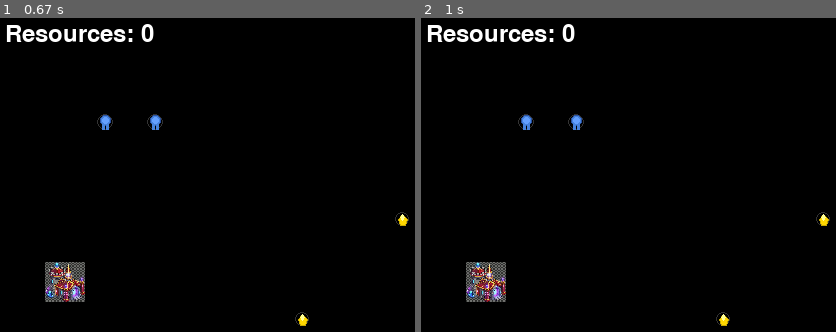
Above: before the commit, frames 1-2 (left to right).
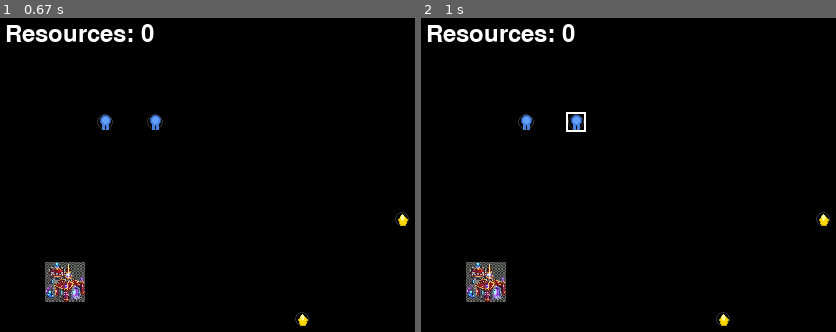
Above: after the commit, the same moments.

Repository: satanisz/rts-nano
Game: pygame game, started from main.py
Two runs of this game, one before a commit and one after it. Both use one fixed random seed, a clock stepped at 60 frames per second and the inputs below.
Inputs (mouse positions are in pixels of both pictures, inside the frame that each line leads up to):
- Up to frame 1 (0.67 s): press the mouse at (203, 316) at 0.37 s; move the mouse to (outside the picture) at 0.47 s; release the mouse at (outside the picture) at 0.6 s
- Up to frame 2 (1 s): press the mouse at (624, 316) at 0.7 s; move the mouse to (587, 209) at 0.8 s; release the mouse at (549, 99) at 0.93 s

Frame 1 is identical in both runs. In frame 2, 0.1% of the frame differs, in the area x 34-40%, y 29-37%.

Commit message:
drag and select units

Diff:
--- a/game/manager.py
+++ b/game/manager.py
@@ -7,6 +7,10 @@
         self.entities = []
         self.selected_entities = []
         self.resources = 0
+        # Drag selection state
+        self.dragging = False
+        self.drag_start = None
+        self.drag_end = None
         # Initial entities
         self.base = Building(50, 250)
         self.entities.append(self.base)
@@ -19,14 +23,10 @@
         if event.type == pygame.MOUSEBUTTONDOWN:
             mouse_pos = pygame.mouse.get_pos()
 
-            if event.button == 1: # Left click - Select
-                self.selected_entities.clear()
-                for entity in self.entities:
-                    if isinstance(entity, Unit) and entity.contains_point(mouse_pos):
-                        entity.selected = True
-                        self.selected_entities.append(entity)
-                    else:
-                        entity.selected = False
+            if event.button == 1: # Left click - Start drag or single select
+                self.dragging = True
+                self.drag_start = mouse_pos
+                self.drag_end = mouse_pos
 
             elif event.button == 3: # Right click - Move/Interact
                 target_entity = None
@@ -38,6 +38,43 @@
                 for entity in self.selected_entities:
                     if isinstance(entity, Unit):
                         entity.set_target(mouse_pos, target_entity)
+
+        elif event.type == pygame.MOUSEBUTTONUP:
+            if event.button == 1 and self.dragging:
+                self.dragging = False
+                # Select units within drag box
+                self.select_units_in_box()
+                self.drag_start = None
+                self.drag_end = None
+
+        elif event.type == pygame.MOUSEMOTION:
+            if self.dragging:
+                self.drag_end = pygame.mouse.get_pos()
+
+    def select_units_in_box(self):
+        if not self.drag_start or not self.drag_end:
+            return
+
+        # Calculate selection box bounds
+        x1, y1 = self.drag_start
+        x2, y2 = self.drag_end
+        min_x = min(x1, x2)
+        max_x = max(x1, x2)
+        min_y = min(y1, y2)
+        max_y = max(y1, y2)
+
+        # Clear previous selection
+        for entity in self.entities:
+            entity.selected = False
+        self.selected_entities.clear()
+
+        # Select units within box
+        for entity in self.entities:
+            if isinstance(entity, Unit):
+                cx, cy = entity.get_center()
+                if min_x <= cx <= max_x and min_y <= cy <= max_y:
+                    entity.selected = True
+                    self.selected_entities.append(entity)
 
 
     def update(self):
@@ -68,6 +105,23 @@
         for entity in self.entities:
             entity.draw(screen)
 
+        # Draw drag selection box
+        if self.dragging and self.drag_start and self.drag_end:
+            x1, y1 = self.drag_start
+            x2, y2 = self.drag_end
+            min_x = min(x1, x2)
+            max_x = max(x1, x2)
+            min_y = min(y1, y2)
+            max_y = max(y1, y2)
+            width = max_x - min_x
+            height = max_y - min_y
+            # Draw semi-transparent box
+            selection_surface = pygame.Surface((width, height), pygame.SRCALPHA)
+            selection_surface.fill((0, 255, 0, 50))  # Green with transparency
+            screen.blit(selection_surface, (min_x, min_y))
+            # Draw border
+            pygame.draw.rect(screen, GREEN, (min_x, min_y, width, height), 2)
+
         # Draw resource count
         font = pygame.font.SysFont(None, 36)
         text = font.render(f"Resources: {self.resources}", True, WHITE)
